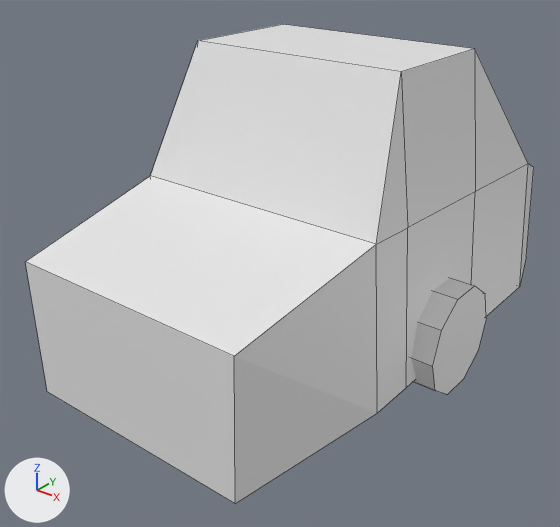
A saved change to the Blender file public/assets/car.blend.
Both versions are drawn from a 50 mm lens placed at (3.04, -4.37, 3.02), pointed at (-0.13, -0.4, 0.56). Arrows for +X, +Y and +Z are at lower left; the lights stay in place. Mesh edges are drawn as thin lines. Materials are left out; every surface is plain grey.
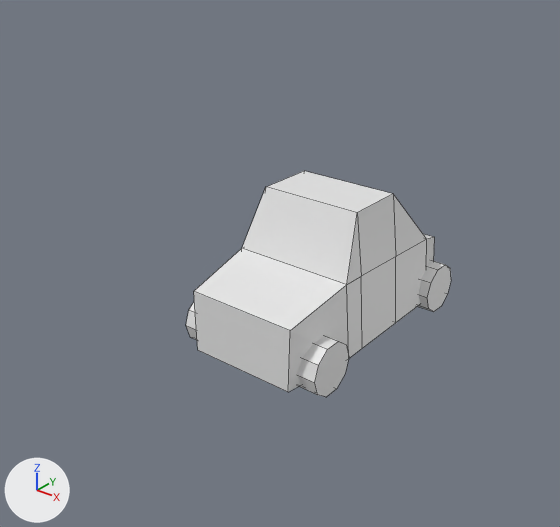
Commit message: added simple car model

The change, as a list of edits to the scene's bpy script:
```text
Change me_cube_001:
    where me_cube_001.from_pydata(...)  # 48 vertices, 40 faces; spans x -1.15..1.0, y -2.0..2.0, z -1.18..1.07
    used by ob_cube; location = (0.0, 0.0, 1.0); rotation_euler = (0.0, 0.0, -3.142), in degrees (0, 0, -180)
    me_cube_001 part 1: the loose piece of 28 vertices spanning x -1.0..1.0, y -2.0..2.0, z -1.0..1.07 is turned -180 degrees about the z axis through its middle and scaled by 0.5, then moved by (0.0, 0.0, 0.48)
    me_cube_001 part 2: a new loose piece, a 10-sided cylinder along x spanning x 0.37..0.57, y 0.58..0.98, z -0.09..0.29
    me_cube_001 part 3: the loose piece of 20 vertices spanning x -1.15..-0.75, y -0.4..0.4, z -1.18..-0.42 is turned -180 degrees about the z axis through its middle and scaled by 0.5, then moved by (1.42, -0.72, 0.9)
    me_cube_001 part 4: a new loose piece, a 10-sided cylinder along x spanning x -0.61..-0.41, y -0.92..-0.52, z -0.09..0.29
Change ob_cube:
    ob_cube.rotation_euler: (0.0, 0.0, -3.142) -> (0.0, 0.0, 0.0)  # degrees (0, 0, -180) -> degrees (0, 0, 0)
    ob_cube.location: (0.0, 0.0, 1.0) -> (0.0, 0.0, 0.0)
```

Boxes [x1, y1, x2, y2] around the edits, measured in the pictures (560 x 527 px; the box of a moved part takes in the faces that stretch with it):
'Cube', reshaped, moved, turned
    before: [25, 24, 534, 504]
    after: [186, 171, 451, 397]
part 1 of me_cube_001, moved or reshaped
    before: [25, 24, 534, 504]
    after: [194, 171, 435, 392]
part 2 of me_cube_001, added
    after: [418, 260, 451, 312]
part 3 of me_cube_001, moved or reshaped
    before: [411, 278, 486, 395]
    after: [298, 336, 349, 397]
part 4 of me_cube_001, added
    after: [186, 303, 197, 340]
